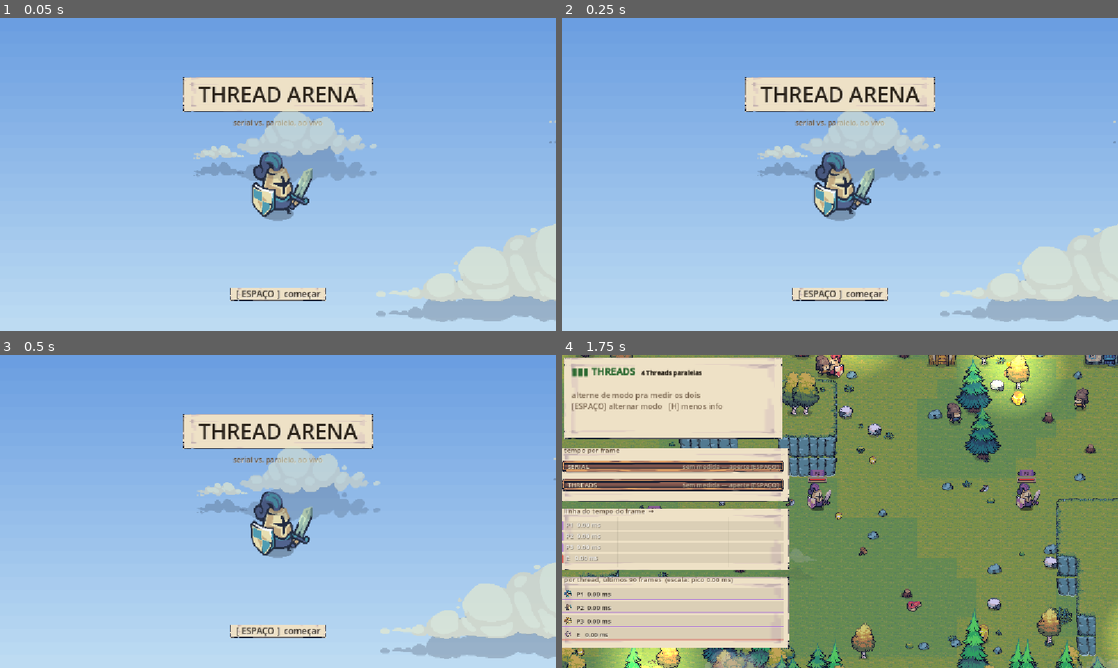
Above: before the commit, frames 1-4 (two rows, left to right).
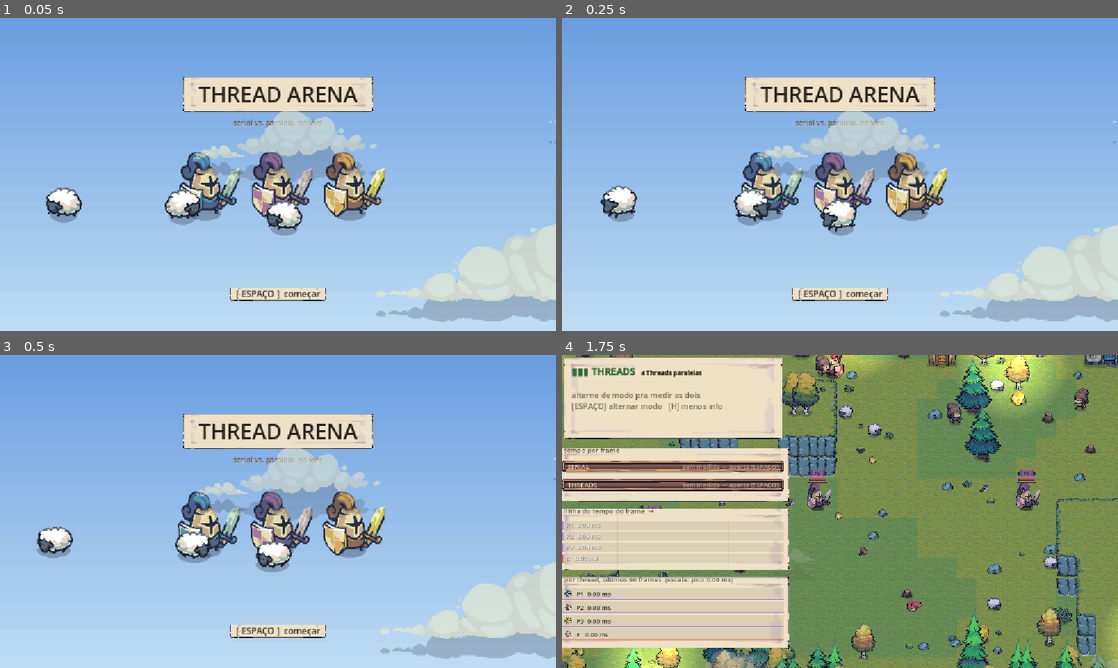
Above: after the commit, the same moments.

Repository: TobsBP/thread-arena
Game: Godot game, scene res://scenes/title_screen.tscn
The game is run twice, just before and just after one commit, with the same random seed, the same clock (stepped at 60 frames per second) and the same inputs.
Inputs:
- Up to frame 1 (0.05 s): no input
- Up to frame 2 (0.25 s): no input
- Up to frame 3 (0.5 s): no input
- Up to frame 4 (1.75 s): tap Enter (ui_accept) at 0.5, 0.77, 1.52 s; hold D 0.53-1.28 s; tap J at 0.6 s; hold S from 1.28 s (still down); tap L at 1.35 s

The runs differ from the first frame. In frame 1, 4.9% of the frame differs, in the area x 8-70%, y 42-70%; in frame 2, 4.8%; in frame 3, 4.6%; in frame 4, nothing differs.

Commit message:
feat: trio de guerreiros e ovelhas na tela de titulo
- title_screen.gd: troca o guerreiro unico por um trio (azul, roxo,
  amarelo), cada um animado
- ovelhas atravessam a tela de ponta a ponta e voltam, cada uma com
  velocidade e fase proprias (sem sincronismo), levemente abaixo dos
  pes do trio

Diff:
--- a/scripts/title_screen.gd
+++ b/scripts/title_screen.gd
@@ -26,20 +26,64 @@
 const CLOUD_WIDTH := 576.0
 const CLOUD_LAYOUT_SEED := 20260907  ## mesmo seed do character_select: nuvens alinhadas na transição
 
-## Avatar central: um dos retratos do HUD, só de enfeite aqui.
-const BANNER := preload("res://assets/Tiny Swords (Free Pack)/Tiny Swords (Free Pack)/Units/Blue Units/Warrior/Warrior_Idle.png")
+## Trio de guerreiros parados de enfeite atrás do título — mesmos skins do
+## seletor de personagem (menos o preto, pra não empatar visualmente com o
+## inimigo vermelho da arena).
+const BANNERS := [
+	preload("res://assets/Tiny Swords (Free Pack)/Tiny Swords (Free Pack)/Units/Blue Units/Warrior/Warrior_Idle.png"),
+	preload("res://assets/Tiny Swords (Free Pack)/Tiny Swords (Free Pack)/Units/Purple Units/Warrior/Warrior_Idle.png"),
+	preload("res://assets/Tiny Swords (Free Pack)/Tiny Swords (Free Pack)/Units/Yellow Units/Warrior/Warrior_Idle.png"),
+]
 const BANNER_FRAME_SIZE := Vector2(192.0, 192.0)
 const BANNER_FPS := 8.0
 const BANNER_FRAMES := 8
+const BANNER_SPACING := 150.0
+
+## Ovelhas atravessando a tela, cada uma no seu ritmo — mesmos assets e
+## frame_size que main.gd usa pra cenário vivo (Player.frame_size = 128, não
+## 192: a ovelha é um sprite bem menor que o dos guerreiros, e é desenhada em
+## tamanho natural, sem escala extra — só copiamos esse mesmo tamanho aqui).
+const SHEEP_MOVE := preload("res://assets/Tiny Swords (Free Pack)/Tiny Swords (Free Pack)/Terrain/Resources/Meat/Sheep/Sheep_Move.png")
+const SHEEP_FRAME_SIZE := Vector2(128.0, 128.0)
+const SHEEP_FPS := 8.0
+const SHEEP_FRAMES := 4  ## Sheep_Move.png tem 4 quadros (main.gd: r_frames=4)
+## Escala relativa ao guerreiro: BANNER_FRAME_SIZE é 192, a ovelha é 128 —
+## aplicando o mesmo fator de scale dos guerreiros (1.6) o tamanho fica igual
+## à proporção real das duas texturas lado a lado.
+const SHEEP_SCALE := 1.6
+const SHEEP_COUNT := 3
+const SHEEP_BOB_HEIGHT := 3.0
+## Travessia: cada ovelha vai de uma borda da tela à outra e volta, com
+## velocidade, fase e altura próprias (semeadas uma vez em _ready), pra não
+## andarem sincronizadas.
+const SHEEP_SPEED_MIN := 30.0
+const SHEEP_SPEED_MAX := 55.0
+const SHEEP_LAYOUT_SEED := 20260907
 
 var _clouds: Array[Sprite2D] = []
 var _blink_time := 0.0
 var _show_hint := true
 var _anim_time := 0.0
 
+## Estado por ovelha: velocidade própria, fase inicial e um leve offset
+## vertical (linha dos pés não exatamente igual entre elas).
+var _sheep_speed: Array[float] = []
+var _sheep_phase: Array[float] = []
+var _sheep_row: Array[float] = []
+
 
 func _ready() -> void:
 	_spawn_clouds()
+	_spawn_sheep()
+
+
+func _spawn_sheep() -> void:
+	var rng := RandomNumberGenerator.new()
+	rng.seed = SHEEP_LAYOUT_SEED
+	for _i in SHEEP_COUNT:
+		_sheep_speed.append(rng.randf_range(SHEEP_SPEED_MIN, SHEEP_SPEED_MAX))
+		_sheep_phase.append(rng.randf())
+		_sheep_row.append(rng.randf_range(0.0, 40.0))
 
 
 func _spawn_clouds() -> void:
@@ -92,15 +136,43 @@
 		draw_rect(Rect2(0.0, i * band_h, vp.x, band_h + 1.0),
 			SKY_TOP.lerp(SKY_BOTTOM, float(i) / float(BANDS - 1)), true)
 
-	## Guerreiro animado, de enfeite, atrás do título.
+	## Trio de guerreiros animados, de enfeite, atrás do título.
 	var frame := int(_anim_time * BANNER_FPS) % BANNER_FRAMES
 	var src := Rect2(frame * BANNER_FRAME_SIZE.x, 0.0, BANNER_FRAME_SIZE.x, BANNER_FRAME_SIZE.y)
 	var scale := 1.6
 	var dw := BANNER_FRAME_SIZE.x * scale
 	var dh := BANNER_FRAME_SIZE.y * scale
-	draw_texture_rect_region(BANNER,
-		Rect2(vp.x * 0.5 - dw * 0.5, vp.y * 0.5 - dh * 0.5 + 30.0, dw, dh), src,
-		Color(1, 1, 1, 0.9))
+	var total_w := BANNER_SPACING * (BANNERS.size() - 1)
+	var banner_top := vp.y * 0.5 - dh * 0.5 + 30.0
+	var first_banner_cx := vp.x * 0.5 - total_w * 0.5
+	for i in BANNERS.size():
+		var cx := first_banner_cx + BANNER_SPACING * i
+		draw_texture_rect_region(BANNERS[i],
+			Rect2(cx - dw * 0.5, banner_top, dw, dh), src,
+			Color(1, 1, 1, 0.9))
+
+	## Ovelhas atravessando a tela, cada uma no seu ritmo, abaixo do trio.
+	var sheep_frame := int(_anim_time * SHEEP_FPS) % SHEEP_FRAMES
+	var sheep_src := Rect2(sheep_frame * SHEEP_FRAME_SIZE.x, 0.0, SHEEP_FRAME_SIZE.x, SHEEP_FRAME_SIZE.y)
+	var sdw := SHEEP_FRAME_SIZE.x * SHEEP_SCALE
+	var sdh := SHEEP_FRAME_SIZE.y * SHEEP_SCALE
+	var feet_y := banner_top + dh * 0.60  ## um pouco mais abaixo dos pés do trio
+	var left_edge := sdw * 0.5
+	var walk_range := vp.x - sdw
+	for i in SHEEP_COUNT:
+		## Triângulo 0↔1 por ovelha: vai de uma borda à outra e volta, cada
+		## uma com sua velocidade e fase (sem pulo na virada).
+		var phase := fmod(_anim_time * _sheep_speed[i] / (2.0 * walk_range) + _sheep_phase[i], 1.0)
+		var t := 1.0 - absf(phase * 2.0 - 1.0)
+		var x := left_edge + t * walk_range
+		var going_right := phase < 0.5
+		var flip := 1.0 if going_right else -1.0
+		var bob := sin(_anim_time * 3.0 + i) * SHEEP_BOB_HEIGHT
+		var center := Vector2(x, feet_y + _sheep_row[i] + bob)
+		draw_set_transform(center, 0.0, Vector2(flip, 1.0))
+		draw_texture_rect_region(SHEEP_MOVE,
+			Rect2(-sdw * 0.5, -sdh * 0.5, sdw, sdh), sheep_src)
+		draw_set_transform(Vector2.ZERO, 0.0, Vector2.ONE)
 
 	## Placa de papel com o título do jogo.
 	var title := "THREAD ARENA"
